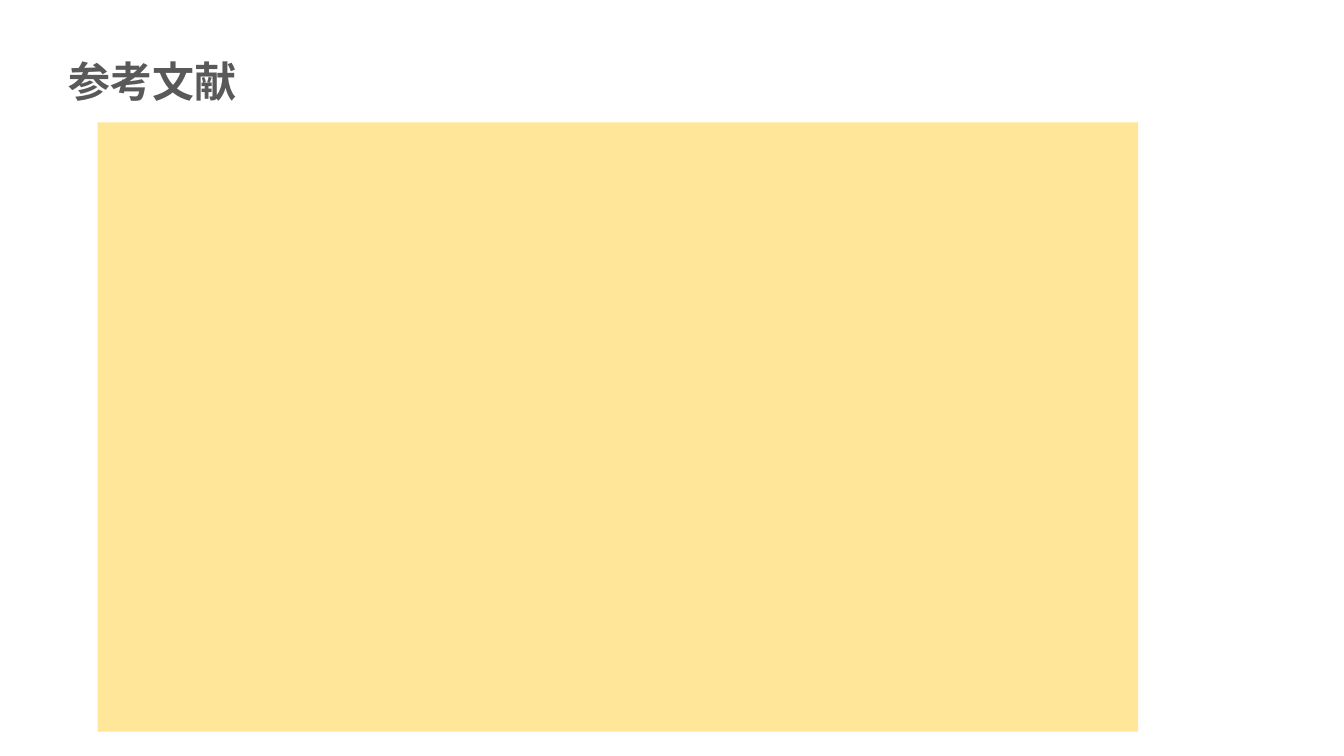
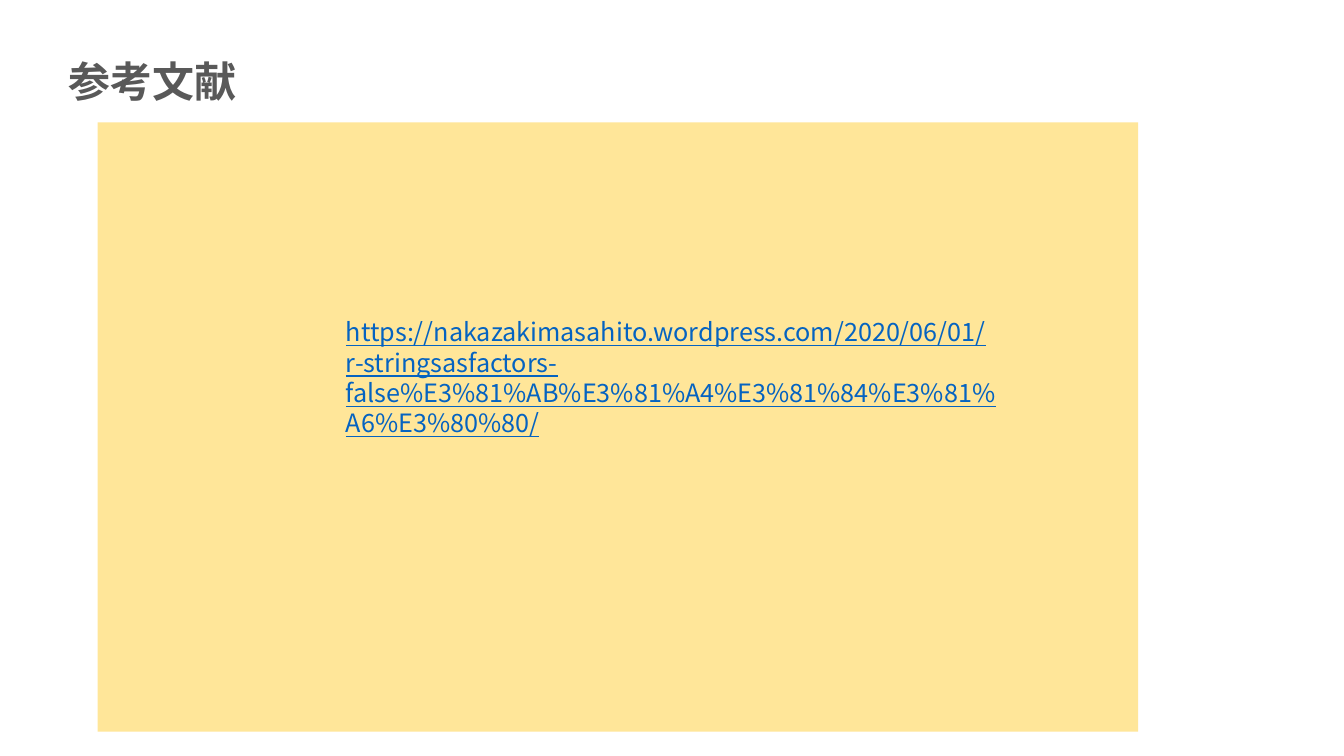
Before and after one commit to mei-517/r-practice-part3, a slide deck: slide 22 of 永井芽衣_Rpart3.pptx (slide 19 before the commit). Drawn at 1344x756 pixels with LibreOffice and Linux fonts; fonts in the diff are those of the drawing. Boxes give left, top, right and bottom in pixels: in the first picture for what was removed or moved away, otherwise in the second. Text is boxed around its words. In the diff, an @@ line names an element or a change of style, - is before the commit and + after.

```diff
--- a/永井芽衣_Rpart3.pptx
+++ b/永井芽衣_Rpart3.pptx
@@ text added at (x1=346, y1=321, x2=995, y2=437), 18 pt, text #0563C1, underline @@
+https://nakazakimasahito.wordpress.com/2020/06/01/r-stringsasfactors-false%E3%81%AB%E3%81%A4%E3%81%84%E3%81%A6%E3%80%80/
```
Also in this commit, not shown: 3 other slides changed, 4 slides added, 1 slide removed, 1 other file.
